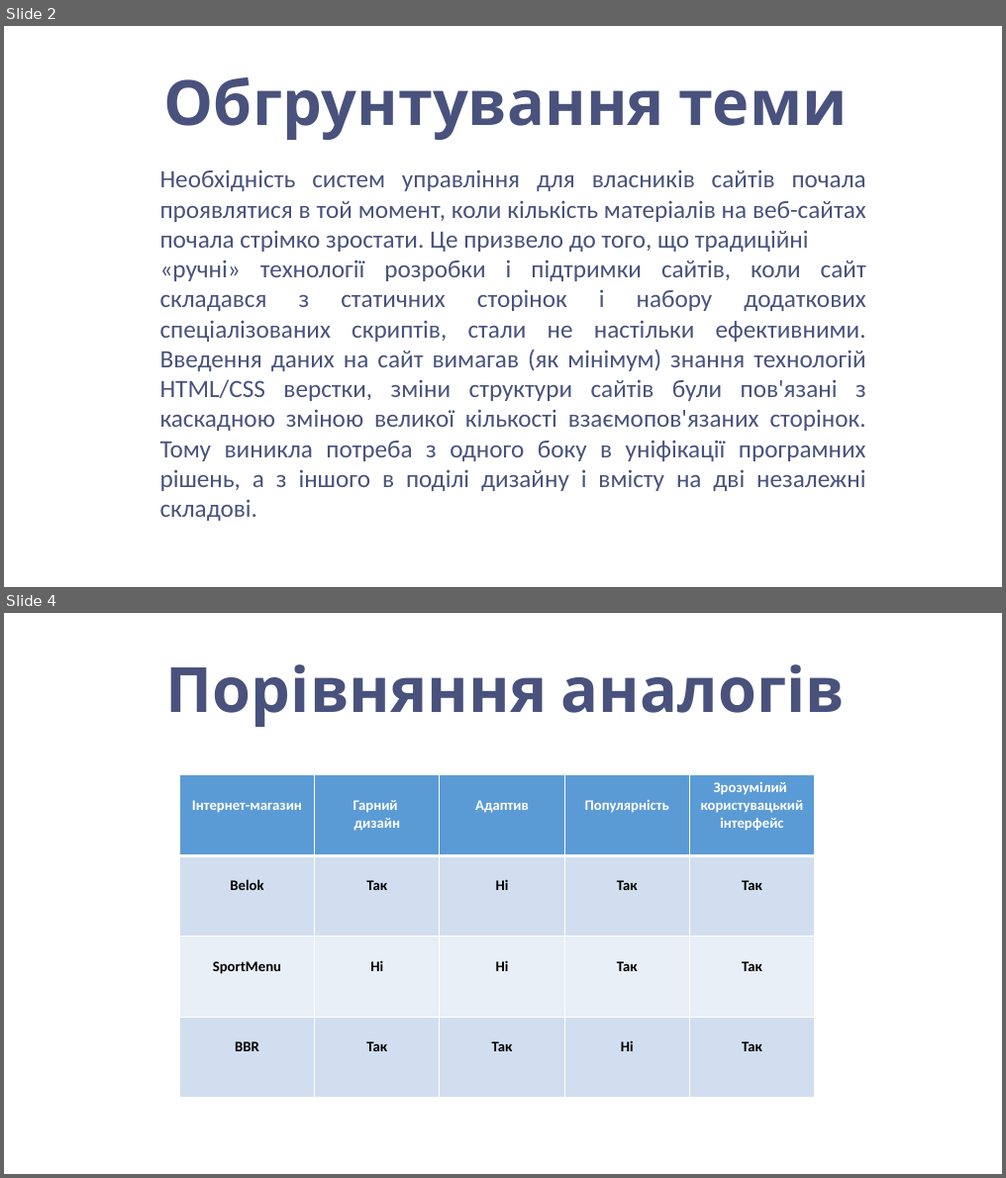
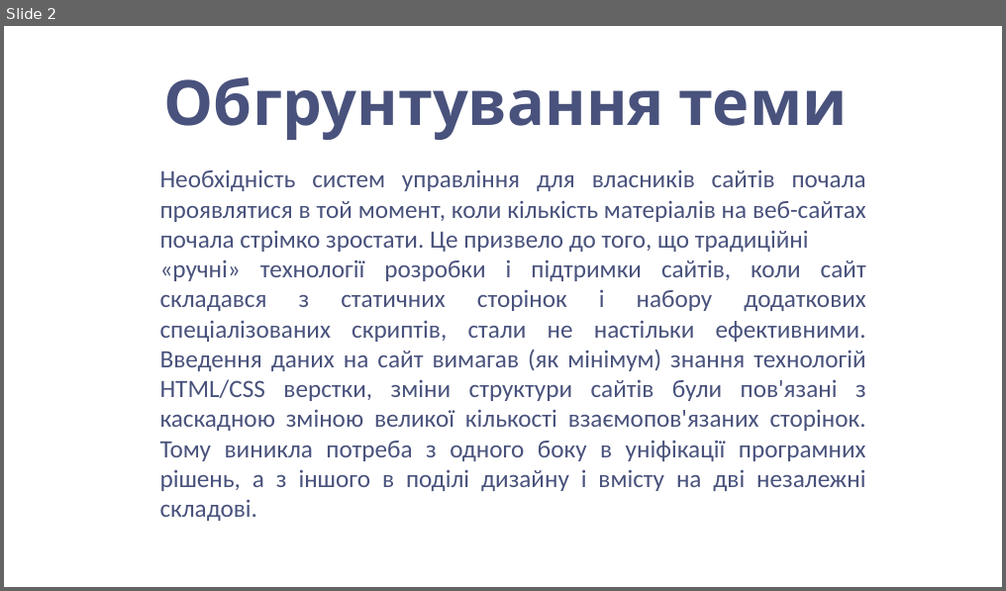
Before and after one commit to grozer221/EducationalPortal, a slide deck: Presentation.pptx. Shown one above the other, each under a label of ours: slides 2 and 4 before the commit, slide 2 after it; the slides between them are not shown. The pictures are 1006x1178 and 1006x591 pixels, drawn with LibreOffice and Linux fonts; fonts in the diff are those of the drawing; background and template pictures are left out. Boxes give left, top, right and bottom in pixels: in the first picture for what was removed or moved away, otherwise in the second. Text is boxed around its words. In the diff, an @@ line names an element or a change of style, - is before the commit and + after.

```diff
--- a/Presentation.pptx
+++ b/Presentation.pptx
@@ slide 4 removed at <box>4,613,1002,1174</box>, background picture (left out) @@
@@ title removed at <box>166,664,845,727</box> @@
-Порівняння аналогів
@@ table removed at <box>180,775,815,1098</box>, 4 rows, 5 columns @@
-Інтернет-магазин | Гарний / дизайн | Адаптив | Популярність | Зрозумілий користувацький інтерфейс
-Belok | Так | Ні | Так | Так
-SportMenu | Ні | Ні | Так | Так
-BBR | Так | Так | Ні | Так
```
Also in this commit, not shown: 2 slides changed, 2 slides added, 3 other files.
